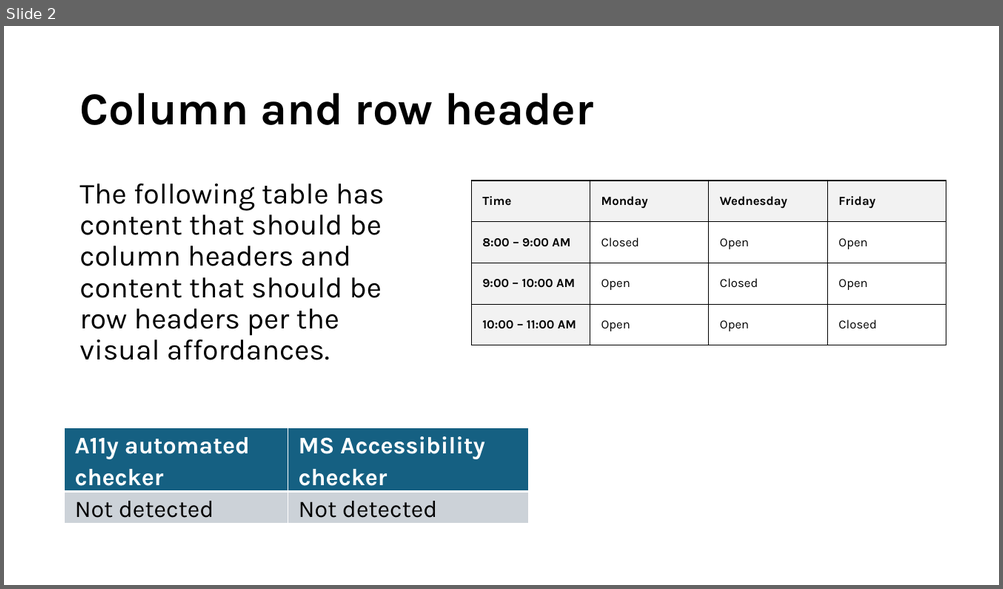
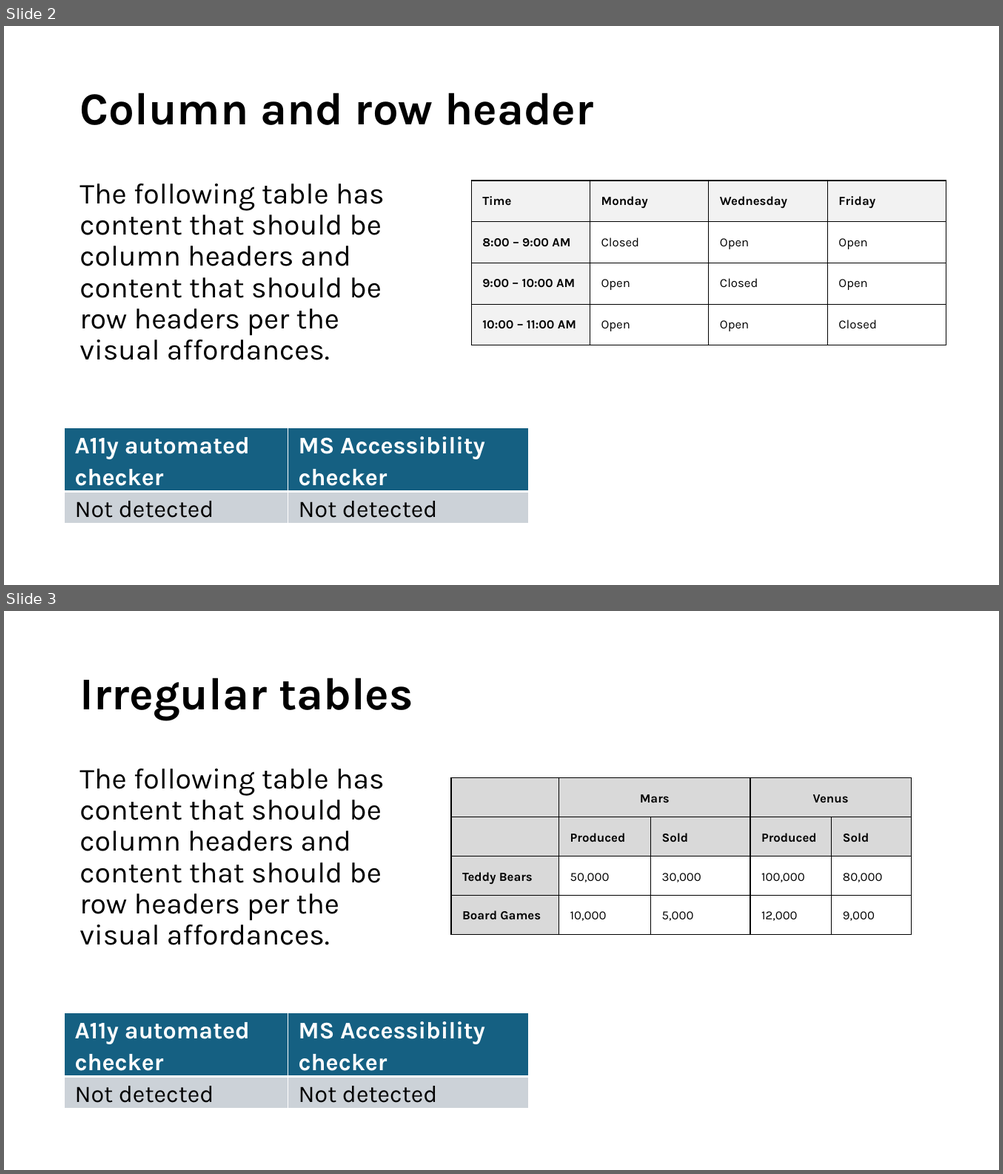
Before and after one commit to damiansian/ally-checker-higher-ed, a slide deck: Test files/tables/tablespowerpoint.pptx. Shown one above the other, each under a label of ours: slide 2 before the commit, slides 2 and 3 after it. The pictures are 1003x589 and 1003x1174 pixels, drawn with LibreOffice and Linux fonts; fonts in the diff are those of the drawing. Boxes give left, top, right and bottom in pixels: in the first picture for what was removed or moved away, otherwise in the second. Text is boxed around its words. In the diff, an @@ line names an element or a change of style, - is before the commit and + after.

```diff
--- a/Test files/tables/tablespowerpoint.pptx
+++ b/Test files/tables/tablespowerpoint.pptx
@@ slide 3 added at [4, 611, 999, 1170], background #FFFFFF @@
@@ title added at [79, 678, 413, 721], 44 pt, text #000000, bold @@
+Irregular tables
@@ text added at [79, 769, 384, 945], 28 pt, text #000000 @@
+The following table has content that should be column headers and content that should be row headers per the visual affordances.
@@ table added at [451, 778, 910, 933], 4 rows, 5 columns @@
+ | Mars |  | Venus | 
+ | Produced | Sold | Produced | Sold
+Teddy Bears | 50,000 | 30,000 | 100,000 | 80,000
+Board Games | 10,000 | 5,000 | 12,000 | 9,000
@@ table added at [65, 1013, 529, 1112], 2 rows, 2 columns @@
+A11y automated checker | MS Accessibility checker
+Not detected | Not detected
```
Also in this commit, not shown: 2 other slides added, 59 other files.
